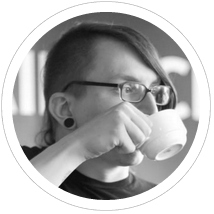
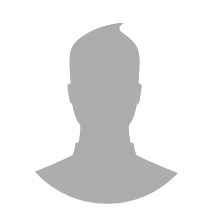
Revision of a layered w=214, h=214 image; what changed, layer by layer:
added layer "ring.png" above "Screen Shot 2013-04-27 at 10.06.47 PM.png" over (x1=1, y1=1, x2=211, y2=211)
added layer "Screen Shot 2013-04-27 at 10.06.47 PM.png" above "spk03" over (x1=6, y1=7, x2=204, y2=204)
hid "spk03" over (x1=1, y1=1, x2=211, y2=211)
